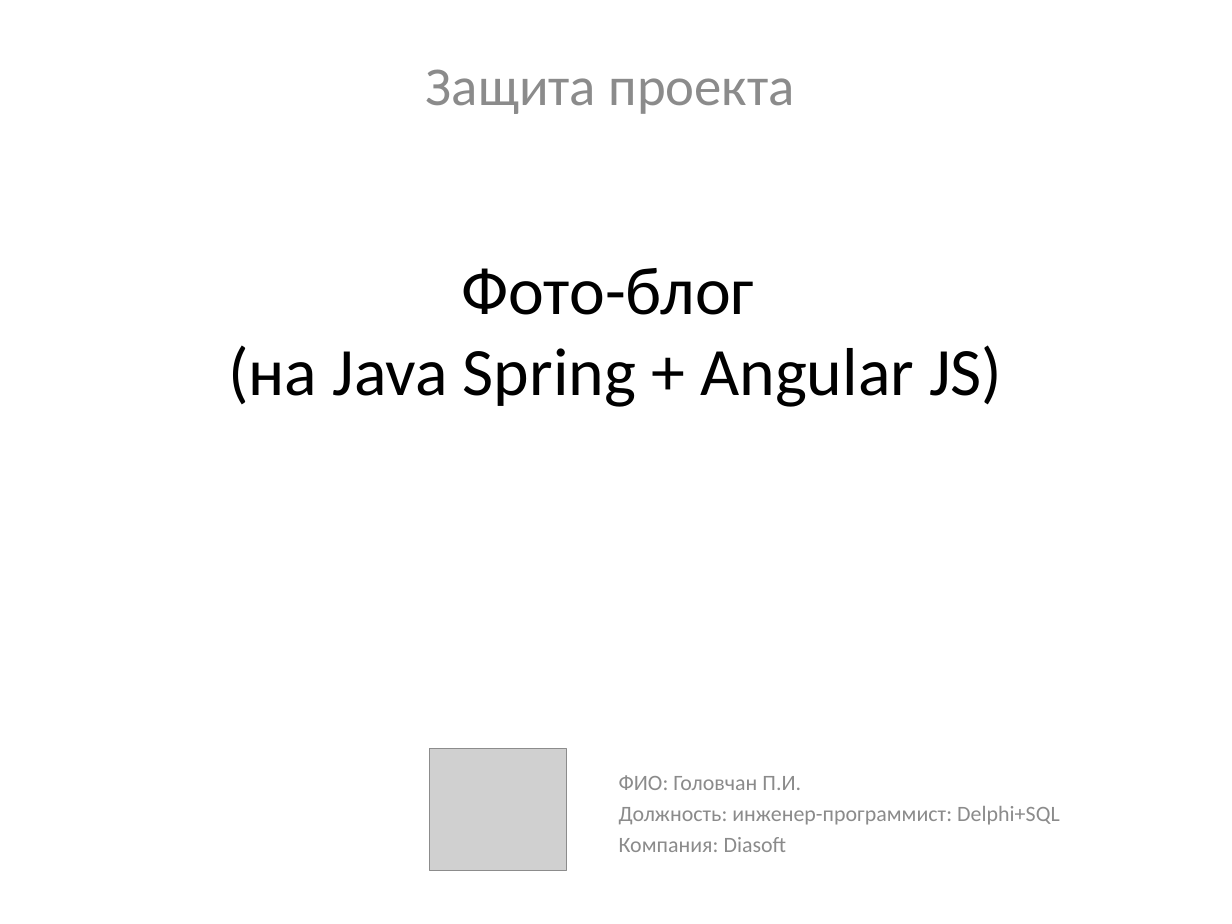
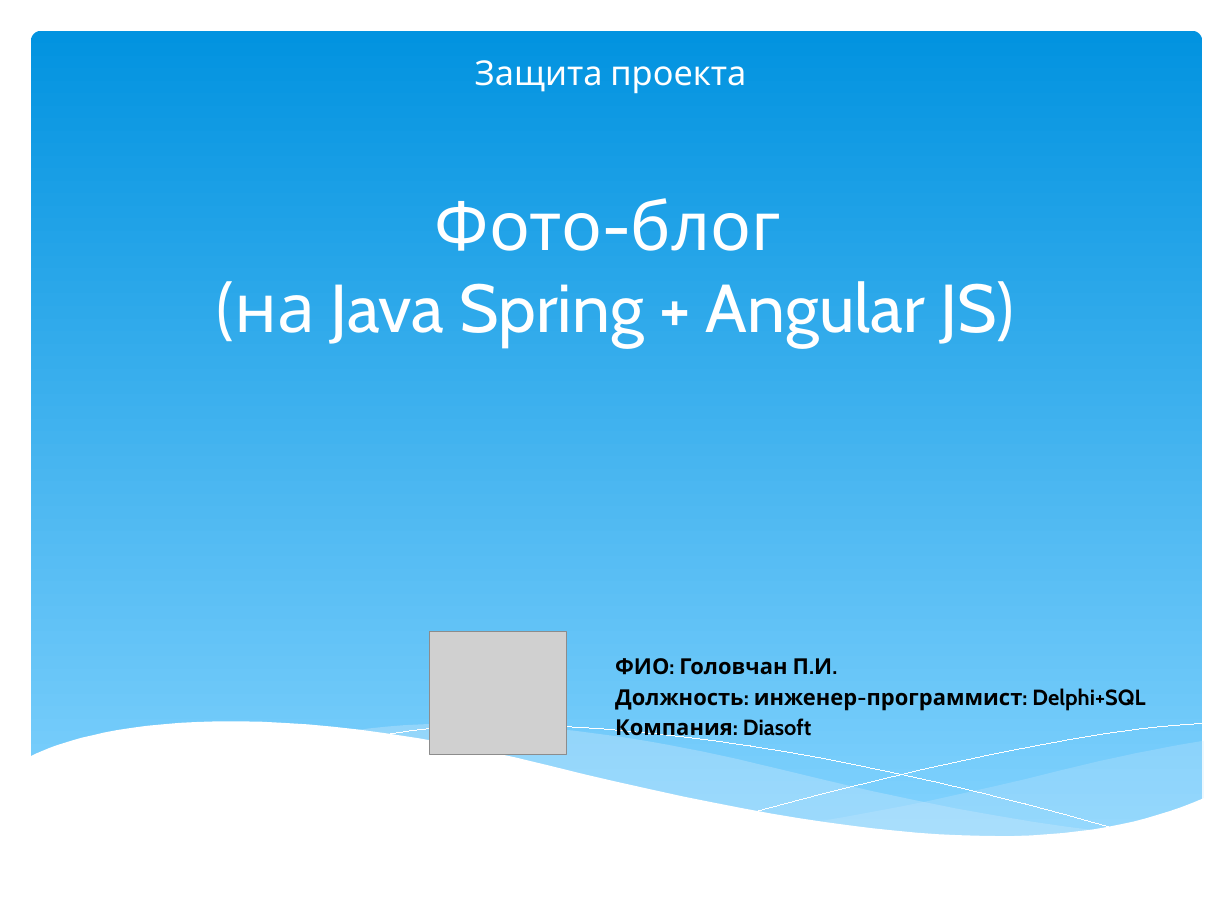
Before and after one commit to pavel-golovchan/2021-05-otus-spring, a slide deck: slide 1 of project-photo-blog/notes/prezentation.pptx. Drawn at 1232x924 pixels with LibreOffice and Linux fonts; fonts in the diff are those of the drawing; grey boxes stand for pictures. Boxes give left, top, right and bottom in pixels: in the first picture for what was removed or moved away, otherwise in the second. Text is boxed around its words. In the diff, an @@ line names an element or a change of style, - is before the commit and + after.

```diff
--- a/project-photo-blog/notes/prezentation.pptx
+++ b/project-photo-blog/notes/prezentation.pptx
@@ rounded rectangle added at <box>31,31,1202,844</box>, fill gradient #0293E0 to #83D3FE @@
@@ subtitle "Защита проекта" at <box>475,60,746,94</box>: size 32 to 20 pt, font Calibri to Cabin, text colour #8C8C8C to #FFFFFF; less space between paragraphs @@
@@ title "Фото-блог (на Java Spring + ...": place and size @@
-title "Фото-блог (на Java Spring + ..." at <box>228,268,1002,407</box>
+title "Фото-блог (на Java Spring + ..." at <box>234,198,1015,347</box>
@@ title "Фото-блог (на Java Spring + ..." at <box>234,198,1015,347</box>: font Calibri to Cabin, text colour #000000 to #FFFFFF; vertical alignment middle to bottom @@
@@ picture: place and size @@
-picture at <box>430,748,567,871</box>
+picture at <box>430,632,567,755</box>
@@ text "ФИО: Головчан П.И.": place and size @@
-text "ФИО: Головчан П.И." at <box>619,775,1060,852</box>
+text "ФИО: Головчан П.И." at <box>615,658,1145,741</box>
@@ text "ФИО: Головчан П.И." at <box>615,658,1145,741</box>: font Calibri to Cabin, text colour #8C8C8C to #000000, bold on @@
@@ group added at <box>28,722,1204,902</box>: 5 freeform shapes @@
```
Also in this commit, not shown: 2 other slides changed, 8 slides added, 5 slides removed, 7 other files.
